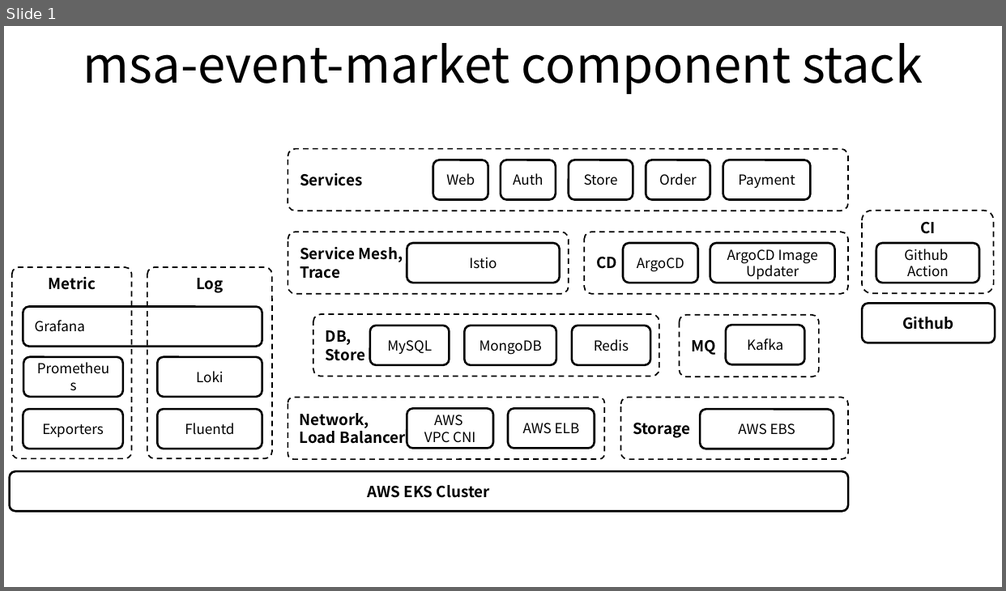
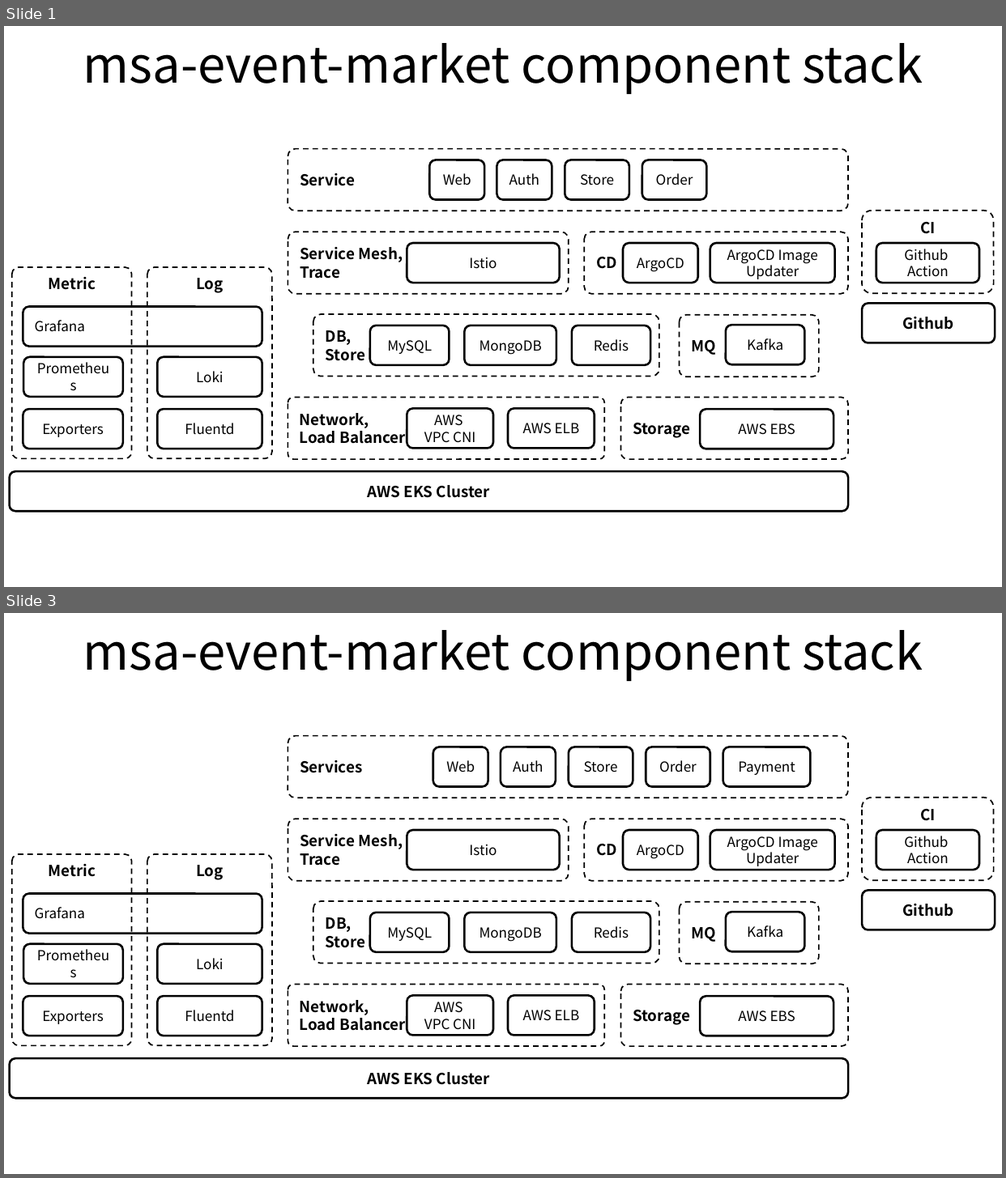
Before and after one commit to ssup2-playground/project_msa-event-market, a slide deck: images/msa-event-market.pptx. Shown one above the other, each under a label of ours: slide 1 before the commit, slides 1 and 3 after it; the slides between them are not shown. The pictures are 1006x591 and 1006x1178 pixels, drawn with LibreOffice and Linux fonts; fonts in the diff are those of the drawing. Boxes give left, top, right and bottom in pixels: in the first picture for what was removed or moved away, otherwise in the second. Text is boxed around its words. In the diff, an @@ line names an element or a change of style, - is before the commit and + after.

```diff
--- a/images/msa-event-market.pptx
+++ b/images/msa-event-market.pptx
@@ slide 1 added at [4, 26, 1002, 587], background #FFFFFF @@
@@ title added at [83, 43, 923, 94], 36 pt, text #000000 @@
+msa-event-market component stack
@@ rounded rectangle added at [288, 149, 847, 211], outline #000000 1 pt dashed, 11 pt, text #000000, bold @@
+Service
@@ group added at [429, 160, 706, 199]: 4 rounded rectangles @@
+Web
+Auth
+Store
+Order
@@ rounded rectangle added at [863, 211, 994, 293], outline #000000 1 pt dashed, 11 pt, text #000000, bold @@
+CI
@@ rounded rectangle added at [288, 232, 568, 293], outline #000000 1 pt dashed, 11 pt, text #000000, bold @@
+Service Mesh,
+Trace
@@ rounded rectangle added at [407, 244, 560, 284], fill #FFFFFF, outline #000000 1.5 pt, 10 pt, text #000000 @@
+Istio
@@ rounded rectangle added at [584, 232, 848, 293], outline #000000 1 pt dashed, 11 pt, text #000000, bold @@
+CD
@@ rounded rectangle added at [623, 244, 697, 284], fill #FFFFFF, outline #000000 1.5 pt, 10 pt, text #000000 @@
+ArgoCD
@@ rounded rectangle added at [710, 244, 835, 284], fill #FFFFFF, outline #000000 1.5 pt, 10 pt, text #000000 @@
+ArgoCD Image Updater
@@ rounded rectangle added at [876, 244, 979, 284], fill #FFFFFF, outline #000000 1.5 pt, 10 pt, text #000000 @@
+Github
+Action
@@ rounded rectangle added at [12, 267, 132, 459], outline #000000 1 pt dashed, 11 pt, text #000000, bold @@
+Metric
@@ rounded rectangle added at [147, 267, 272, 459], outline #000000 1 pt dashed, 11 pt, text #000000, bold @@
+Log
@@ rounded rectangle added at [23, 306, 262, 346], fill #FFFFFF, outline #000000 1.5 pt, 10 pt, text #000000 @@
+Grafana
@@ rounded rectangle added at [313, 314, 659, 376], outline #000000 1 pt dashed, 11 pt, text #000000, bold @@
+DB,
+Store
@@ rounded rectangle added at [680, 315, 820, 378], outline #000000 1 pt dashed, 11 pt, text #000000, bold @@
+MQ
@@ rounded rectangle added at [863, 303, 995, 344], fill #FFFFFF, outline #000000 1.5 pt, 11 pt, text #000000, bold @@
+Github
@@ rounded rectangle added at [370, 326, 449, 365], fill #FFFFFF, outline #000000 1.5 pt, 10 pt, text #000000 @@
+MySQL
@@ rounded rectangle added at [464, 326, 556, 365], fill #FFFFFF, outline #000000 1.5 pt, 10 pt, text #000000 @@
+MongoDB
@@ rounded rectangle added at [572, 326, 650, 365], fill #FFFFFF, outline #000000 1.5 pt, 10 pt, text #000000 @@
+Redis
@@ rounded rectangle added at [726, 326, 804, 365], fill #FFFFFF, outline #000000 1.5 pt, 10 pt, text #000000 @@
+Kafka
@@ rounded rectangle added at [24, 357, 124, 397], fill #FFFFFF, outline #000000 1.5 pt, 10 pt, text #000000 @@
+Prometheus
@@ rounded rectangle added at [158, 357, 262, 397], fill #FFFFFF, outline #000000 1.5 pt, 10 pt, text #000000 @@
+Loki
@@ rounded rectangle added at [23, 409, 123, 449], fill #FFFFFF, outline #000000 1.5 pt, 10 pt, text #000000 @@
+Exporters
@@ rounded rectangle added at [158, 409, 262, 449], fill #FFFFFF, outline #000000 1.5 pt, 10 pt, text #000000 @@
+Fluentd
@@ rounded rectangle added at [288, 397, 603, 459], outline #000000 1 pt dashed, 11 pt, text #000000, bold @@
+Network,
+Load Balancer
@@ rounded rectangle added at [407, 408, 494, 448], fill #FFFFFF, outline #000000 1.5 pt, 10 pt, text #000000 @@
+AWS
+VPC CNI
@@ rounded rectangle added at [508, 408, 594, 448], fill #FFFFFF, outline #000000 1.5 pt, 10 pt, text #000000 @@
+AWS ELB
@@ rounded rectangle added at [620, 397, 848, 459], outline #000000 1 pt dashed, 11 pt, text #000000, bold @@
+Storage
@@ rounded rectangle added at [700, 409, 833, 449], fill #FFFFFF, outline #000000 1.5 pt, 10 pt, text #000000 @@
+AWS EBS
@@ rounded rectangle added at [9, 472, 848, 512], fill #FFFFFF, outline #000000 1.5 pt, 11 pt, text #000000, bold @@
+AWS EKS Cluster
@@ what was slide 1 is now slide 3 @@
```
Also in this commit, not shown: 2 other files.
